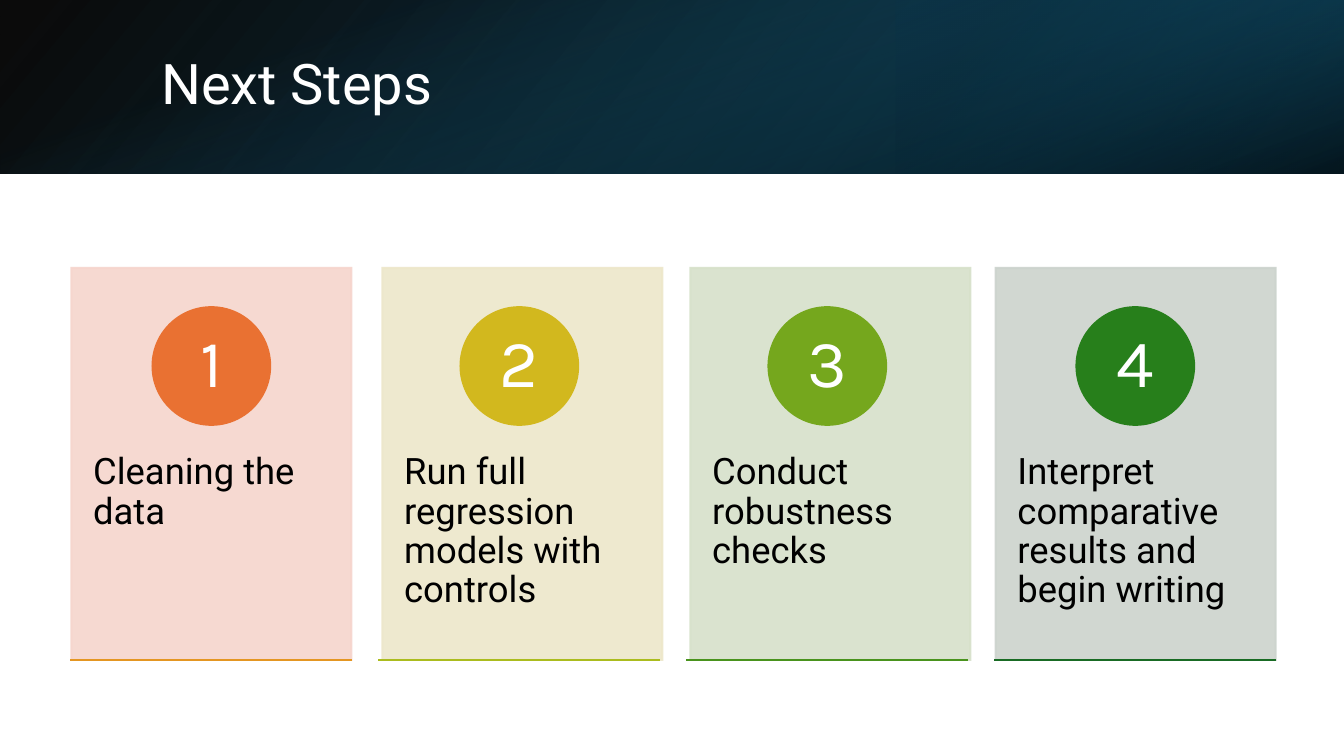
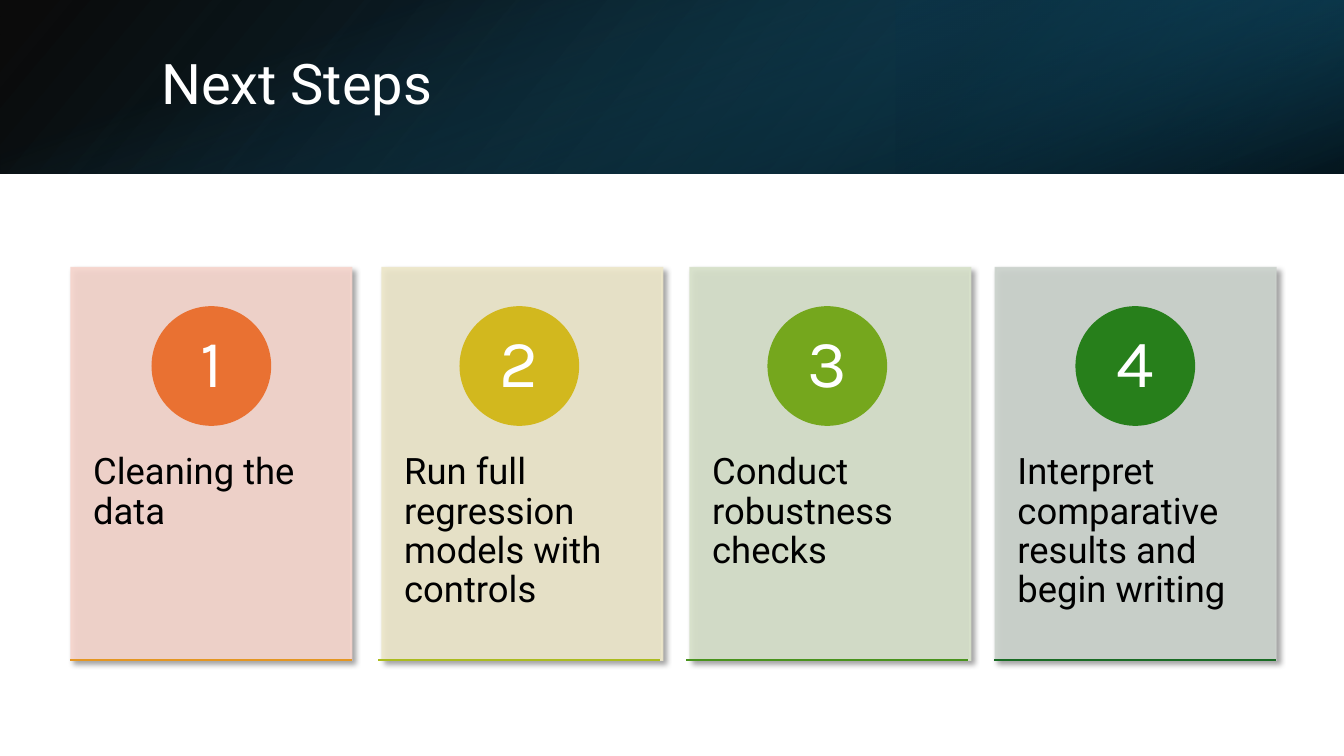
Before and after one commit to KofiBartonByfield/Dissertation, a slide deck: slide 14 of documents/The Price of Policing.pptx (slide 11 before the commit). Drawn at 1344x756 pixels with LibreOffice and Linux fonts; fonts in the diff are those of the drawing. Boxes give left, top, right and bottom in pixels: in the first picture for what was removed or moved away, otherwise in the second. Text is boxed around its words. In the diff, an @@ line names an element or a change of style, - is before the commit and + after.

```diff
--- a/documents/The Price of Policing.pptx
+++ b/documents/The Price of Policing.pptx
@@ shadow on in 4 elements at (72, 268, 352, 660), (382, 268, 662, 660), (691, 268, 971, 660), (996, 268, 1276, 660) @@
```
Also in this commit, not shown: 4 other slides changed, 4 slides added, 5 other files.
